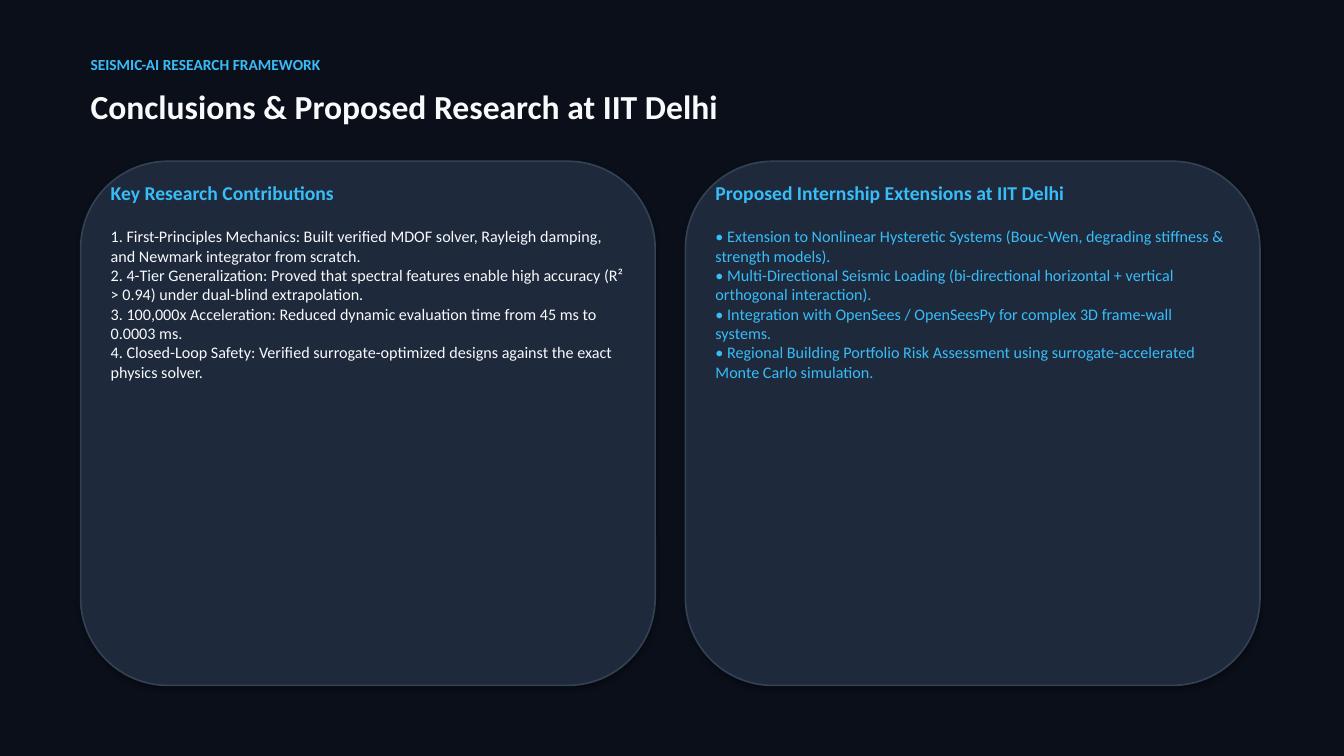
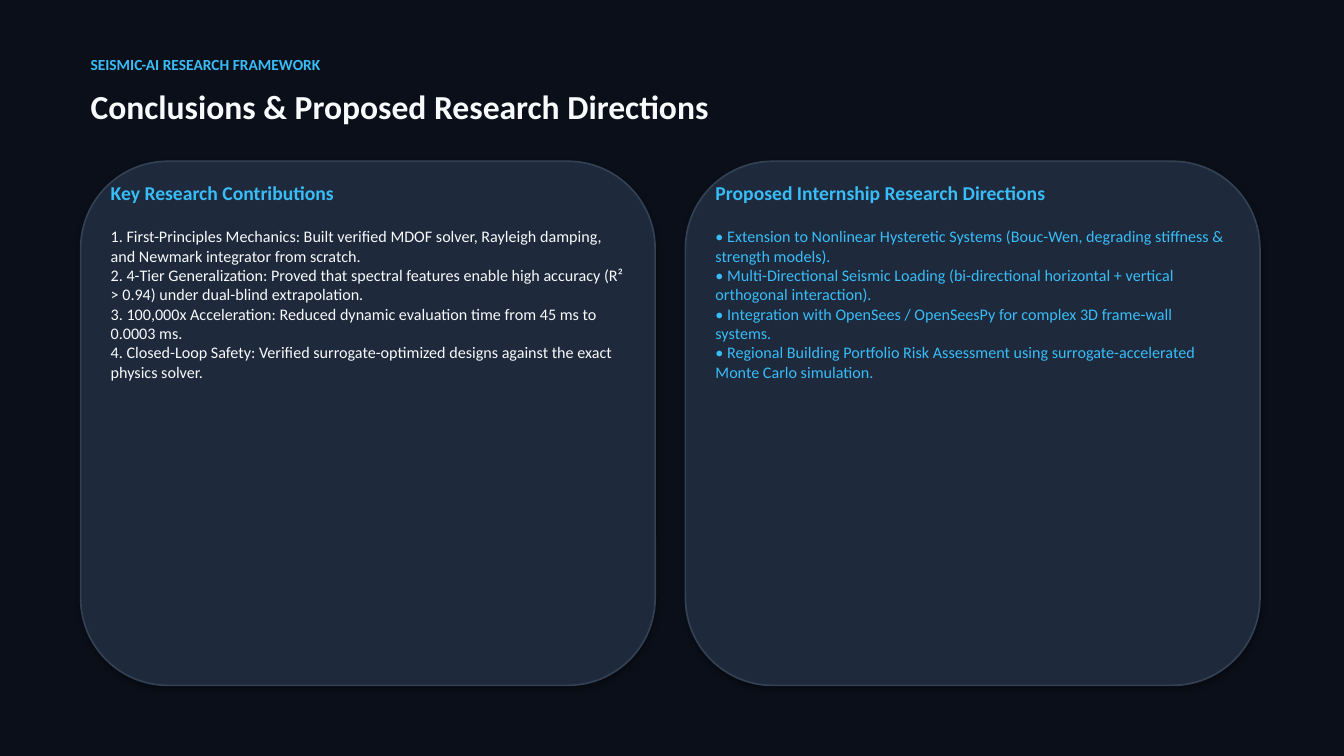
Before and after one commit to raghvendra1gdsc-png/seismic_ai, a slide deck: slide 12 of reports/presentation/seismic_ai_presentation.pptx. Drawn at 1344x756 pixels with LibreOffice and Linux fonts; fonts in the diff are those of the drawing. Boxes give left, top, right and bottom in pixels: in the first picture for what was removed or moved away, otherwise in the second. Text is boxed around its words. In the diff, an @@ line names an element or a change of style, - is before the commit and + after.

```diff
--- a/reports/presentation/seismic_ai_presentation.pptx
+++ b/reports/presentation/seismic_ai_presentation.pptx
@@ text at (x1=91, y1=95, x2=708, y2=125): text changed @@
-Conclusions & Proposed Research at IIT Delhi
+Conclusions & Proposed Research Directions
@@ text at (x1=715, y1=186, x2=1045, y2=203): text changed @@
-Proposed Internship Extensions at IIT Delhi
+Proposed Internship Research Directions
```
Also in this commit, not shown: 1 other slide changed, 26 other files.
